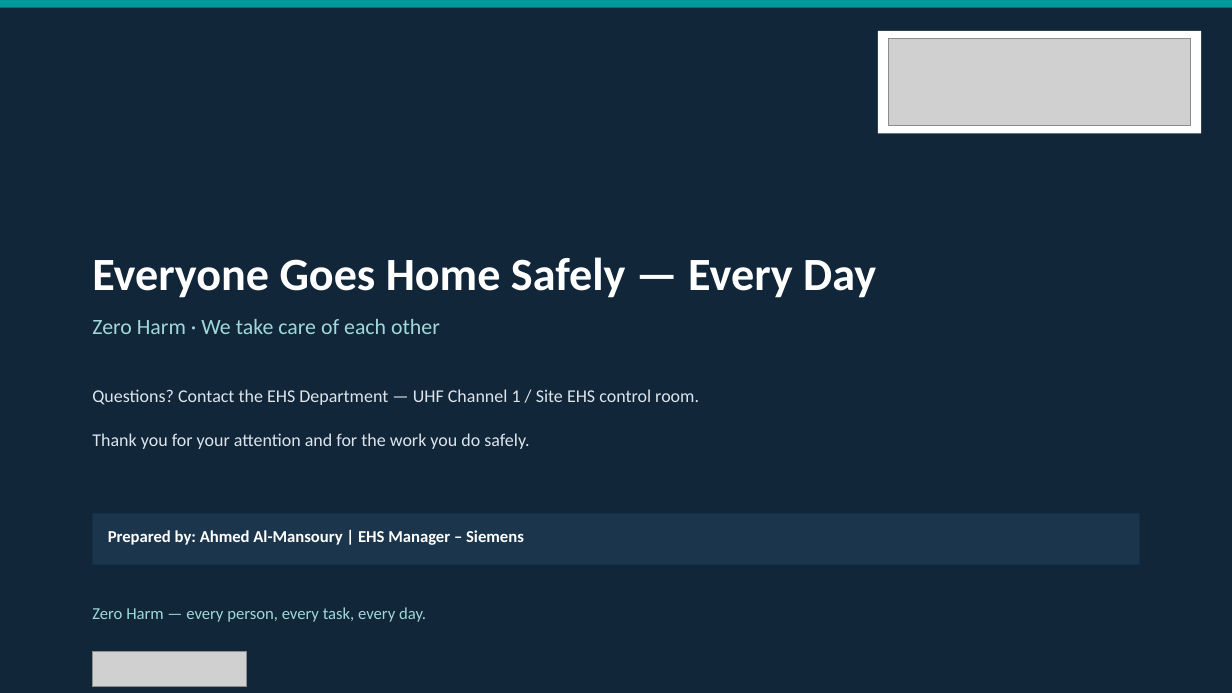
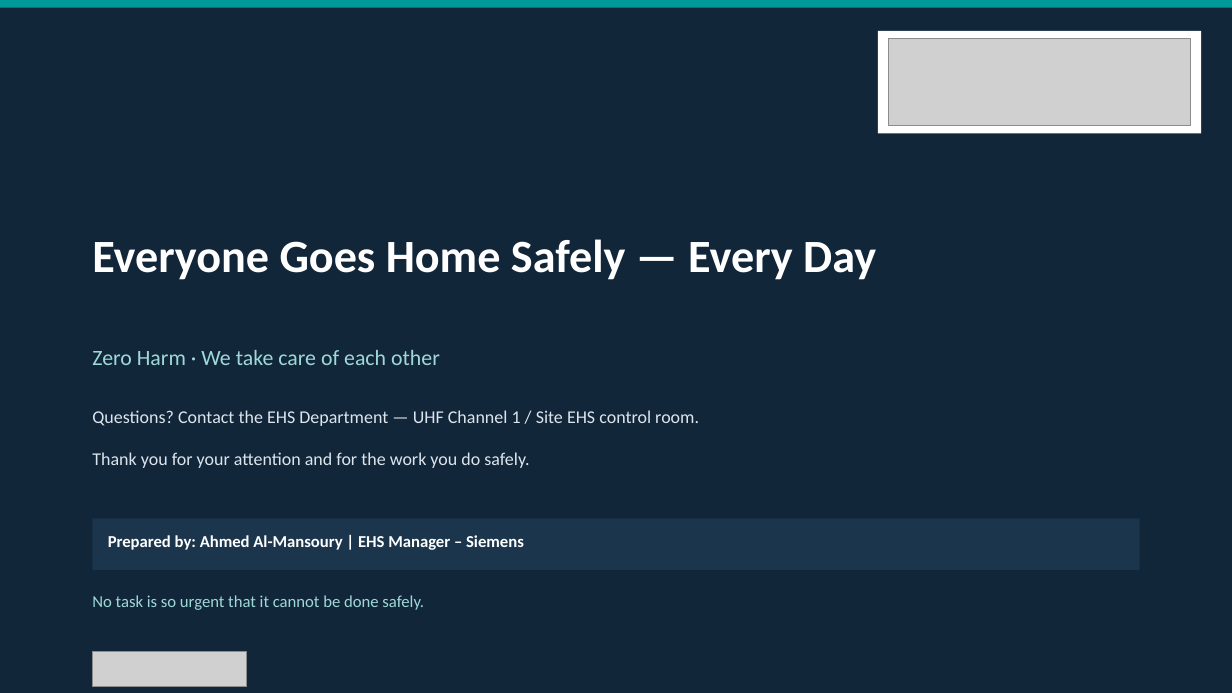
Before and after one commit to ahmuuytt09-dot/ahmed, a slide deck: slide 48 of EHS_Induction_Review/KAZ_Management_Staff_EHS_Induction_Rev02.pptx. Drawn at 1232x693 pixels with LibreOffice and Linux fonts; fonts in the diff are those of the drawing; grey boxes stand for pictures. Boxes give left, top, right and bottom in pixels: in the first picture for what was removed or moved away, otherwise in the second. Text is boxed around its words. In the diff, an @@ line names an element or a change of style, - is before the commit and + after.

```diff
--- a/EHS_Induction_Review/KAZ_Management_Staff_EHS_Induction_Rev02.pptx
+++ b/EHS_Induction_Review/KAZ_Management_Staff_EHS_Induction_Rev02.pptx
@@ text "Everyone Goes Home Safely — ...": place and size @@
-text "Everyone Goes Home Safely — ..." at box(92, 257, 876, 298)
+text "Everyone Goes Home Safely — ..." at box(92, 239, 876, 280)
@@ text "Everyone Goes Home Safely — ..." at box(92, 239, 876, 280): line spacing 1 to 1.15 @@
@@ text "Zero Harm · We take ..." at box(92, 350, 440, 365): line spacing 1 to 1.15 @@
@@ text "Zero Harm · We take ...": place and size @@
-text "Zero Harm · We take ..." at box(92, 319, 440, 334)
+text "Zero Harm · We take ..." at box(92, 350, 440, 365)
@@ text "Questions? Contact the EHS Department ..." at box(92, 410, 699, 426): line spacing 1 to 1.2 @@
@@ text "Questions? Contact the EHS Department ...": place and size @@
-text "Questions? Contact the EHS Department ..." at box(92, 389, 699, 405)
+text "Questions? Contact the EHS Department ..." at box(92, 410, 699, 426)
@@ text "Thank you for your attention ...": place and size @@
-text "Thank you for your attention ..." at box(92, 433, 529, 449)
+text "Thank you for your attention ..." at box(92, 452, 529, 468)
@@ text "Thank you for your attention ..." at box(92, 452, 529, 468): line spacing 1 to 1.2 @@
@@ rectangle: place and size @@
-rectangle at box(92, 514, 1140, 566)
+rectangle at box(92, 518, 1140, 570)
@@ text "Prepared by: Ahmed Al-Mansoury | ...": place and size @@
-text "Prepared by: Ahmed Al-Mansoury | ..." at box(108, 530, 524, 545)
+text "Prepared by: Ahmed Al-Mansoury | ..." at box(108, 535, 524, 550)
@@ text at box(92, 595, 424, 610): text changed @@
-Zero Harm — every person, every task, every day.
+No task is so urgent that it cannot be done safely.
```
Also in this commit, not shown: 46 other slides changed, 9 other files.
